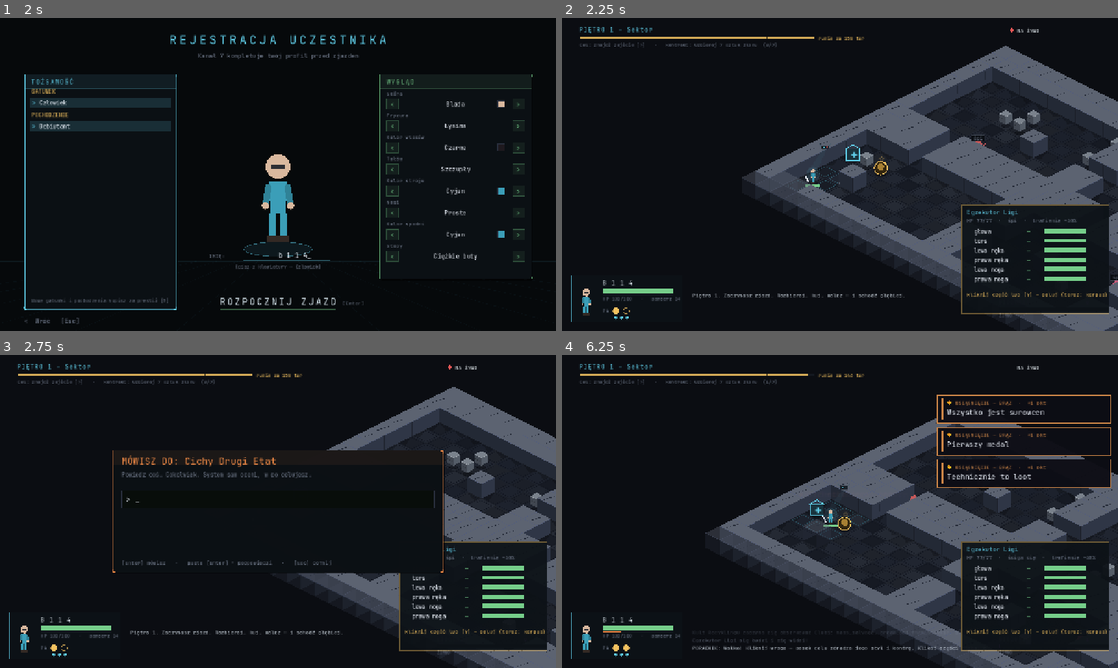
Above: before the commit, frames 1-4 (two rows, left to right).
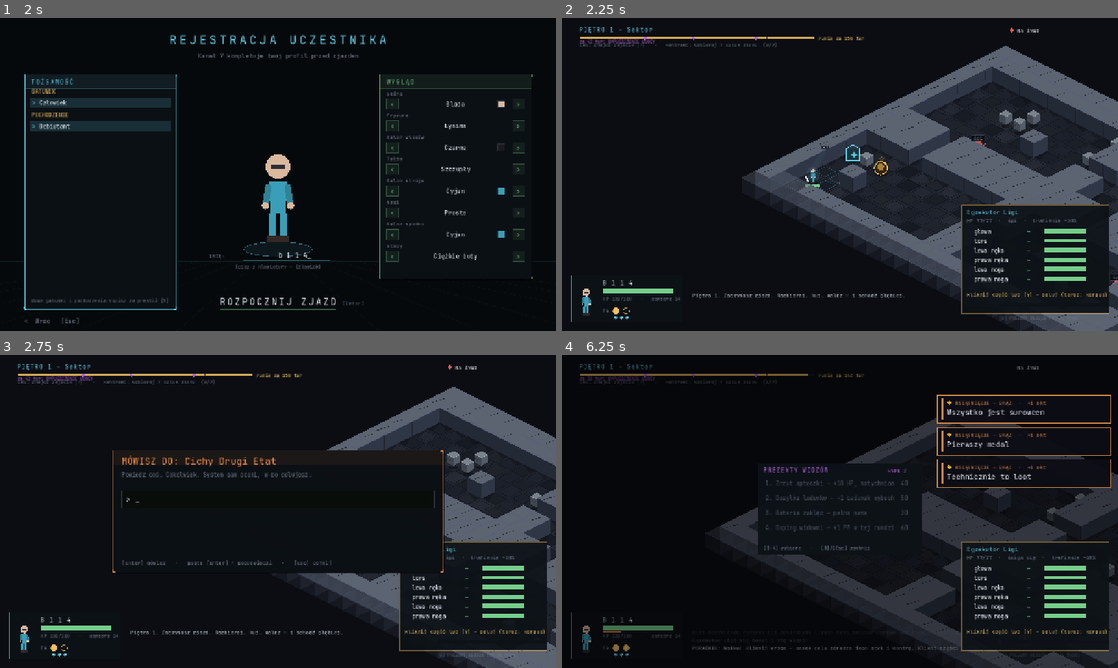
Above: after the commit, the same moments.

Repository: misiumen/crawlergame
Game: Godot game, scene res://scenes/Slice.tscn
Same seed, same stepped clock (60 frames per second), same inputs: the game is played once before the commit and once after it.
Inputs (mouse positions are in pixels of both pictures, inside the frame that each line leads up to):
- Up to frame 1 (2 s): tap Enter at 0.5 s; move the mouse to (250, 237) at 0.52 s; hold Up from 0.53 s (still down); tap B at 0.6 s; click (250, 237) at 0.67 s; tap Space at 0.77, 1.25, 1.52 s; tap 1 at 0.8, 1.35 s; move the mouse to (444, 221) at 1.27 s; tap 4 at 1.55 s
- Up to frame 2 (2.25 s): tap Enter at 2 s; move the mouse to (673, 127) at 2.02 s; release Up at 2.03 s; hold A from 2.03 s (still down); tap 4 at 2.1 s
- Up to frame 3 (2.75 s): keep holding A; tap E at 2.3 s
- Up to frame 4 (6.25 s): move the mouse to (867, 511) at 2.77 s; tap E at 2.85, 5.3 s; click (867, 511) at 2.92 s; tap Space at 3.02, 3.77, 4.52, 6.02 s; tap B at 3.05, 3.6, 6.05 s; move the mouse to (756, 433) at 3.52 s; release A at 3.53 s; hold Down 3.53-4.28 s; tap 1 at 3.8, 4.35 s; tap Escape at 4.15 s; move the mouse to (962, 495) at 4.27 s; hold D 4.28-5.03 s; tap 4 at 4.55, 5.1 s; move the mouse to (728, 527) at 5.02 s; hold Up 5.03-5.78 s; click (728, 527) at 5.17 s; move the mouse to (895, 442) at 5.77 s; hold D from 5.78 s (still down); tap Enter at 5.85 s

Frame 1 is identical in both runs. In frame 2, 0.2% of the frame differs, in the area x 3-87%, y 6-97%; in frame 3, 0.2%; in frame 4, 18%, in the area x 1-100%, y 2-100%.

Commit message:
S3: the Director (ramówka) + hype-as-currency + workshop bugfix
Sprint 3 of the redesign. The floor stops being a quiet countdown and
becomes a produced episode; showing off becomes a spendable resource.

THE DIRECTOR — RAMÓWKA:
- FloorGen schedules 3-4 broadcast segments per floor at known turns
  (deterministic per seed), drawn as markers ON the collapse bar with a
  "za N tur: <segment>" label — you can read the future and plan around it
- segments fire exactly on their turn with a banner + sting; none is a
  cheap shot because you saw it coming:
  - WYPUSZCZENIE ŁOWCY: a bounty hunter enters
  - ZRZUT SPONSORA: a rare box drops into the pool (collect in [I])
  - PREMIA OGLĄDALNOŚCI: +20 hype, the montage paid off
  - AWARIA INSTALACJI: gas vents nearby — the fire will find it

HYPE AS CURRENCY:
- every audience gain feeds a 0-100 HYPE meter (3x); turtling on [wait]
  bleeds it — boredom costs you
- [B] opens PREZENTY WIDZÓW, spend hype mid-fight: medkit drop (40),
  charge resupply (50), full mana (30), +1 AP this round (60). The
  showman's risk/reward: play flashy to bank the resource you cash here.
- HUD meter is HYPE-first now (audience rating tucked beneath), with a
  spendable-threshold marker

BUGFIX (reported): the workshop no longer slams shut when you craft an
item or open a lootbox — both keep the panel open so you can keep
building/opening. The box reveal now plays ON TOP of the open workshop
and eats its input first.

Gate: 677 GUT checks 0 failed, SMOKE OK, ramówka + gift picker screenshot-
verified in the browser, exe + web zip rebuilt.

Co-Authored-By: Claude Opus 4.8 (1M context) <noreply@anthropic.com>

Diff:
--- a/dungeon-kraulem-godot/scenes/BoardView.gd
+++ b/dungeon-kraulem-godot/scenes/BoardView.gd
@@ -178,6 +178,7 @@
 var _pending_daily := false      # title asked for the daily gauntlet
 var _reset_arm := false          # pause debug: achievements-wipe confirm armed
 var _throw_mode: Dictionary = {} # aiming a thrown item: {"kind": ..., "idx": ...}
+var _gift_open := false          # the audience-gift picker [B]
 var _creator_screen := false     # pre-run character creator (identity + looks)
 var _appearance: Dictionary = Appearance.defaults()
 var _cr_hover_desc := ""         # creator: reward text of the hovered identity row
@@ -705,6 +706,20 @@
 	if kc == KEY_T:
 		_spellbook = not _spellbook; queue_redraw(); return
 
+	# [B] audience gifts — spend the hype you earned showing off
+	if kc == KEY_B:
+		_gift_open = not _gift_open
+		_play("open" if _gift_open else "close")
+		queue_redraw()
+		return
+	if _gift_open:
+		if kc == KEY_ESCAPE:
+			_gift_open = false
+			queue_redraw()
+		elif kc >= KEY_1 and kc <= KEY_4:
+			_gift_pick(kc - KEY_1)
+		return
+
 	# [Tab] the contestant's notes: opens the journal, then cycles its sections
 	if kc == KEY_TAB:
 		_journal_screen = true
@@ -925,6 +940,7 @@
 		"route":             if i < _route_offer.size(): _descend_into(_route_offer[i])
 		"class":             _accept_class(i)
 		"journal_tab":       _journal_tab = i; _journal_scroll = 0.0; queue_redraw()
+		"gift":              _gift_pick(i)
 		"tab_bench":         _craft_mode = "bench"; queue_redraw()
 		"tab_items":         _craft_mode = "items"; queue_redraw()
 		"craft_close":       _craft_open = false; queue_redraw()
@@ -1313,6 +1329,9 @@
 	queue_redraw()
 
 func _handle_craft_input(kc: int) -> void:
+	if not _box_anim.is_empty():
+		_box_anim_advance()
+		return
 	if kc == KEY_ESCAPE:
 		_craft_open = false; queue_redraw(); return
 	if kc == KEY_TAB:
@@ -1370,7 +1389,6 @@
 		_log_push("Sponsor wysłał paczkę: " + b.display_name() + "!")
 	_bench_slots.clear()
 	_bench_preview = {}
-	_craft_open = false
 	queue_redraw()
 
 func _item_use(idx: int) -> void:
@@ -1390,7 +1408,6 @@
 			queue_redraw()
 			return
 		_animate(sim.player_use_item(idx))
-		_craft_open = false
 	queue_redraw()
 
 func _set_aim(pkey: String) -> void:
@@ -1841,7 +1858,6 @@
 	if idx < 0 or idx >= floor.boxes.size():
 		return
 	var box: GameBox = floor.boxes[idx]
-	_craft_open = false
 	var entries := _resolve_box(box)
 
 	# ── Lucky multiplier: like Vampire Survivors' 1/3/5 chests, roll for bonus
@@ -1950,6 +1966,11 @@
 	for b in new_boxes:
 		_log_push("Sponsor wysłał paczkę: " + b.display_name() + "!")
 		_add_floater(sim.player_id, "PACZKA!", COL_AMBER)
+	# RAMOWKA segments fire exactly when the bar said they would.
+	for seg in floor.schedule:
+		if int(seg.get("turn", -1)) == floor.turn and not bool(seg.get("done", false)):
+			seg["done"] = true
+			_run_segment(str(seg.get("kind", "")))
 	# The collapse countdown: the floor WILL close (book rules). Warnings, then
 	# the stage comes down on whoever is still on it.
 	var trem: int = floor.time_limit - floor.turn
@@ -3245,6 +3266,8 @@
 		# The workshop owns the screen — opaque, no HUD bleeding through.
 		c.draw_rect(Rect2(0, 0, 1280, 720), COL_BG)
 		_draw_craft_panel(c)
+		if not _box_anim.is_empty():
+			_draw_box_open(c)   # the reveal plays ON TOP; the workshop stays open
 		return
 	_draw_hud(c)
 	if _pause_screen:
@@ -3973,6 +3996,20 @@
 	for dmark in range(1, floor.time_days):
 		var dx := tb.position.x + tb.size.x * float(dmark) / float(floor.time_days)
 		c.draw_line(Vector2(dx, tb.position.y), Vector2(dx, tb.position.y + 5), Color(0, 0, 0, 0.6), 1.0)
+	# the Director's segments sit ON the bar — you can read the future
+	var next_seg: Dictionary = {}
+	for seg in floor.schedule:
+		var st: int = int(seg.get("turn", 0))
+		var sx := tb.position.x + tb.size.x * (1.0 - clampf(float(time_left_of(st)) / float(maxi(1, floor.time_limit)), 0.0, 1.0))
+		var sdone: bool = bool(seg.get("done", false)) or st <= floor.turn
+		c.draw_circle(Vector2(sx, tb.position.y + 2.5), 3.5,
+			Color(COL_DIM, 0.5) if sdone else COL_PURPLE)
+		if not sdone and next_seg.is_empty():
+			next_seg = seg
+	if not next_seg.is_empty():
+		c.draw_string(_font, Vector2(tb.position.x, 58),
+			"za %d tur: %s" % [int(next_seg["turn"]) - floor.turn, _seg_label(str(next_seg["kind"]))],
+			HORIZONTAL_ALIGNMENT_LEFT, -1, 10, Color(COL_PURPLE, 0.9))
 	c.draw_string(_font, Vector2(tb.position.x + tb.size.x + 10, 51),
 		"runie za %d tur" % trem, HORIZONTAL_ALIGNMENT_LEFT, -1, 11,
 		COL_AMBER if trem > 30 else COL_RED)
@@ -3994,6 +4031,8 @@
 	_draw_portrait_card(c, p)
 	_draw_audience_meter(c)
 	_draw_ticker(c)
+	if _gift_open:
+		_draw_gifts(c, p)
 	if _banner != "" and _banner_t > 0.0:
 		var ba: float = clampf(_banner_t / 0.6, 0.0, 1.0)   # fade out over the last 0.6s
 		c.draw_string(_font, Vector2(260, 330), _banner,
@@ -5410,17 +5449,26 @@
 func _draw_audience_meter(c: CanvasItem) -> void:
 	if floor.audience == null:
 		return
-	var aud := floor.audience
-	var r := Rect2(1006, 648, 254, 44)
-	_draw_tracked(c, r.position + Vector2(0, 10), "WIDOWNIA", 10, Color(COL_DIM, 0.9), 3.0)
-	c.draw_string(_font, r.position + Vector2(200, 10), str(aud.rating),
+	var p2 := sim.player()
+	var hype: int = int(p2.flags.get("hype", 0))
+	var r := Rect2(1006, 640, 254, 56)
+	_draw_tracked(c, r.position + Vector2(0, 10), "HYPE", 10, Color(COL_DIM, 0.9), 3.0)
+	c.draw_string(_font, r.position + Vector2(220, 10), str(hype),
 		HORIZONTAL_ALIGNMENT_LEFT, -1, 12, COL_PURPLE)
-	var bar := Rect2(r.position.x, r.position.y + 18, 254, 8)
+	var bar := Rect2(r.position.x, r.position.y + 16, 254, 9)
 	c.draw_rect(bar, Color(0.10, 0.08, 0.13))
-	c.draw_rect(Rect2(bar.position, Vector2(bar.size.x * clampf(aud.rating / 100.0, 0.0, 1.0), 8)),
+	c.draw_rect(Rect2(bar.position, Vector2(bar.size.x * clampf(hype / 100.0, 0.0, 1.0), 9)),
 		COL_PURPLE)
-	c.draw_string(_font, r.position + Vector2(0, 40), aud.band_label(),
+	if hype >= 30:
+		c.draw_circle(Vector2(bar.position.x + bar.size.x * hype / 100.0, bar.position.y + 4.5),
+			6.0, Color(0.85, 0.56, 0.96))
+	c.draw_string(_font, r.position + Vector2(0, 40),
+		"widownia %d · %s" % [floor.audience.rating, floor.audience.band_label()],
 		HORIZONTAL_ALIGNMENT_LEFT, -1, 10, Color(COL_DIM, 0.8))
+	c.draw_string(_font, r.position + Vector2(0, 54),
+		"[B] PREZENT WIDZÓW" + ("" if hype >= 30 else " (od 30 hype)"),
+		HORIZONTAL_ALIGNMENT_LEFT, -1, 10,
+		COL_PURPLE if hype >= 30 else Color(COL_DIM, 0.6))
 
 func _draw_ticker(c: CanvasItem) -> void:
 	var n := mini(_log.size(), 3)
@@ -5456,3 +5504,119 @@
 	_spawn_parts(_cell_px(cell), 8, Color(0.6, 0.9, 0.4) if kind == "acid" else COL_AMBER, 60.0)
 	_animate(evs)
 	_advance_floor_turn()
+
+
+# ── S3: the Director's RAMOWKA + audience gifts ────────────────────────────────
+
+func time_left_of(turn_at: int) -> int:
+	return maxi(0, floor.time_limit - turn_at)
+
+func _seg_label(kind: String) -> String:
+	match kind:
+		"zrzut":  return "ZRZUT SPONSORA"
+		"lowca":  return "WYPUSZCZENIE ŁOWCY"
+		"premia": return "PREMIA OGLĄDALNOŚCI"
+		"gaz":    return "AWARIA INSTALACJI"
+	return kind.to_upper()
+
+## A scheduled broadcast beat goes off. Telegraphed on the bar, so none of
+## these is a cheap shot — you had N turns to get ready.
+func _run_segment(kind: String) -> void:
+	_add_banner("SEGMENT: " + _seg_label(kind))
+	_play("sting")
+	match kind:
+		"lowca":
+			_spawn_hunter("Łowca z Ramówki")
+		"zrzut":
+			var box := GameBox.new("rezyser", "Zrzut Reżysera", Rarity.RARE)
+			floor.boxes.append(box)
+			_log_push("Reżyser dorzuca skrzynkę do puli — odbierz ją w warsztacie [I].")
+		"premia":
+			var pp := sim.player()
+			pp.flags["hype"] = mini(100, int(pp.flags.get("hype", 0)) + 20)
+			_add_floater(sim.player_id, "+20 HYPE", COL_PURPLE)
+			_log_push("Montażysta skleił twoje akcje w klip. Widownia podkręcona.")
+		"gaz":
+			var p := sim.player()
+			var placed := 0
+			for _try in 30:
+				if placed >= 3:
+					break
+				var gc: Vector2i = p.cell + Vector2i(sim.rng.randi_range(-6, 6), sim.rng.randi_range(-6, 6))
+				var gd: Vector2i = (gc - p.cell).abs()
+				if maxi(gd.x, gd.y) >= 3 and sim.board.is_free(gc) and sim.board.hazard_at(gc) == "":
+					sim.board.set_hazard(gc, "gas")
+					placed += 1
+			_log_push("Syk z rur — gdzieś niedaleko ulatnia się gaz. Ogień go znajdzie.")
+	queue_redraw()
+
+const GIFTS := [
+	{"name": "Zrzut apteczki", "desc": "+18 HP, natychmiast", "cost": 40},
+	{"name": "Dosyłka ładunku", "desc": "+1 Ładunek wybuchowy do kieszeni", "cost": 50},
+	{"name": "Bateria zaklęć", "desc": "pełna mana", "cost": 30},
+	{"name": "Doping widowni", "desc": "+1 PA w tej rundzie", "cost": 60},
+]
+
+func _gift_pick(i: int) -> void:
+	if i < 0 or i >= GIFTS.size() or sim == null:
+		return
+	var p := sim.player()
+	var hype: int = int(p.flags.get("hype", 0))
+	var cost: int = int(GIFTS[i]["cost"])
+	if hype < cost:
+		_log_push("Za mało hype'u (%d/%d). Daj widowni powód." % [hype, cost])
+		_play("deny")
+		return
+	p.flags["hype"] = hype - cost
+	match i:
+		0:
+			p.hp = mini(p.max_hp, p.hp + 18)
+			_add_floater(sim.player_id, "+18 HP", COL_GREEN)
+			_play("heal")
+		1:
+			var chg := GameItem.new()
+			chg.name_pl = "Ładunek wybuchowy"
+			chg.category = GameItem.CAT_THROWN
+			chg.effect = {"place": "bomb"}
+			chg.tags = ["chem", "power"]
+			floor.items.append(chg)
+			_play("gift")
+		2:
+			p.mana = p.max_mana
+			_add_floater(sim.player_id, "MANA MAX", COL_CYAN)
+			_play("chime")
+		3:
+			sim.player_ap += 1
+			_add_floater(sim.player_id, "+1 PA", COL_AMBER)
+			_play("fanfare")
+	_log_push("Prezent od widzów: %s. Pomachaj do kamery." % GIFTS[i]["name"])
+	_gift_open = false
+	queue_redraw()
+
+func _draw_gifts(c: CanvasItem, p: CombatEntity) -> void:
+	var hype: int = int(p.flags.get("hype", 0))
+	c.draw_rect(Rect2(0, 0, 1280, 720), Color(0, 0, 0, 0.45))   # dim the stage
+	var r := Rect2(450, 250, 380, 210)
+	c.draw_rect(r, Color(0.05, 0.07, 0.09, 0.98))
+	c.draw_rect(r, Color(COL_PURPLE, 0.6), false, 1.0)
+	_draw_tracked(c, r.position + Vector2(14, 20), "PREZENTY WIDZÓW", 13, COL_PURPLE, 2.0)
+	c.draw_string(_font, r.position + Vector2(300, 20), "HYPE %d" % hype,
+		HORIZONTAL_ALIGNMENT_LEFT, -1, 12, COL_PURPLE)
+	var y := r.position.y + 46.0
+	for i in GIFTS.size():
+		var g: Dictionary = GIFTS[i]
+		var afford: bool = hype >= int(g["cost"])
+		var rc := Rect2(r.position.x + 10, y - 14, r.size.x - 20, 30)
+		var hov := _hover(rc)
+		if hov and afford:
+			c.draw_rect(rc, Color(COL_PURPLE, 0.12))
+		c.draw_string(_font, Vector2(rc.position.x + 8, y + 4),
+			"%d. %s — %s" % [i + 1, g["name"], g["desc"]],
+			HORIZONTAL_ALIGNMENT_LEFT, 300, 13,
+			(COL_BRIGHT if hov else Color(0.88, 0.92, 0.95)) if afford else Color(COL_DIM, 0.6))
+		c.draw_string(_font, Vector2(rc.position.x + rc.size.x - 40, y + 4), str(g["cost"]),
+			HORIZONTAL_ALIGNMENT_LEFT, -1, 13, COL_PURPLE if afford else Color(COL_DIM, 0.6))
+		_zone(rc, "gift", i)
+		y += 34.0
+	c.draw_string(_font, r.position + Vector2(14, r.size.y - 12),
+		"[1-4] wybierz   ·   [B]/[Esc] zamknij", HORIZONTAL_ALIGNMENT_LEFT, -1, 11, COL_DIM)
--- a/dungeon-kraulem-godot/sim/combat.gd
+++ b/dungeon-kraulem-godot/sim/combat.gd
@@ -349,6 +349,9 @@
 func player_wait() -> Array:
 	if over or side != "player":
 		return []
+	# turtling bores the audience — hype bleeds
+	var pw: CombatEntity = player()
+	pw.flags["hype"] = maxi(0, int(pw.flags.get("hype", 0)) - 1)
 	var evs: Array = [{"type": "wait"}]
 	evs += _after_player_action(0, 99)   # end the round outright
 	return evs
@@ -1030,11 +1033,16 @@
 	player().add_affinity(kind, amount)
 
 func _change_audience(delta: int, source: String = "") -> Array:
-	if _audience == null:
-		return []
 	# Showman doubles audience gains.
 	if delta > 0:
 		delta = int(round(delta * ClassFeatures.audience_multiplier(player())))
+	# every audience gain feeds HYPE — the player's spendable showmanship meter
+	# (ticks even on floors/tests without an AudienceState).
+	if delta > 0:
+		var pp: CombatEntity = player()
+		pp.flags["hype"] = mini(100, int(pp.flags.get("hype", 0)) + delta * 3)
+	if _audience == null:
+		return []
 	var crossing := _audience.change(delta, source)
 	var evs: Array = [{"type": "audience_change", "delta": delta,
 		"rating": _audience.rating, "band": _audience.band(),
--- a/dungeon-kraulem-godot/sim/floor.gd
+++ b/dungeon-kraulem-godot/sim/floor.gd
@@ -20,6 +20,7 @@
 var turn: int = 0
 var time_days: int = 5        # collapse budget, in dungeon days
 var time_limit: int = 150     # collapse budget, in turns (30/day)
+var schedule: Array = []      # the Director's RAMOWKA: [{turn, kind}]
 var class_offered: bool = false   # once we've offered a class, don't nag again
 
 var depth: int = 1                 # how many floors deep this run is (1-based)
@@ -46,6 +47,7 @@
 	class_offered = bool(data.get("class_offered", false))
 	time_days = int(data.get("time_days", 5))
 	time_limit = int(data.get("time_limit", 150))
+	schedule = data.get("schedule", [])
 	objective = data.get("objective", {}) if data.get("objective", {}) is Dictionary else {}
 	companion = data.get("companion", null) if data.get("companion", null) is CombatEntity else null
 	enter(int(data.get("start", 0)), data["start_cell"])
--- a/dungeon-kraulem-godot/sim/floorgen.gd
+++ b/dungeon-kraulem-godot/sim/floorgen.gd
@@ -61,6 +61,15 @@
 	# Collapse timer (the book's rule: deeper floors grant more days; the
 	# countdown only matters while you dawdle). One "day" = 30 turns.
 	var days: int = 4 + floor_num
+	# RAMOWKA: the Director schedules this floor's broadcast segments up front —
+	# you can SEE them coming on the top bar and plan around them.
+	var seg_kinds := ["zrzut", "lowca", "premia", "gaz"]
+	var schedule: Array = []
+	var seg_n: int = 3 + (1 if floor_num >= 3 else 0)
+	for si in seg_n:
+		var at: int = int(float(days * 30) * float(si + 1) / float(seg_n + 1)) \
+			+ rng.randi_range(-5, 5)
+		schedule.append({"turn": maxi(12, at), "kind": seg_kinds[(si + floor_num) % seg_kinds.size()]})
 	return {
 		"rooms": rooms,
 		"player": player,
@@ -72,6 +81,7 @@
 		"hint": hint,
 		"time_days": days,
 		"time_limit": days * 30,
+		"schedule": schedule,
 	}
 
 # ── Continuous-floor generation (S2) ─────────────────────────────────────────
--- a/dungeon-kraulem-godot/tests/test_progression.gd
+++ b/dungeon-kraulem-godot/tests/test_progression.gd
@@ -598,6 +598,26 @@
 	_ck(not wb2.is_wall(Vector2i(3, 1)), "an explosion breaches inner walls")
 	_ck(wb2.is_wall(Vector2i(0, 0)), "the outer shell holds (no escaping the show)")
 
+	# ── S3: ramówka + hype ────────────────────────────────────────────────────
+	var s3f: Dictionary = FloorGen.generate(2, 555, {})
+	var s3sched: Array = s3f.get("schedule", [])
+	_ck(s3sched.size() >= 3, "the Director schedules at least 3 segments per floor")
+	var s3sorted := true
+	for si in range(1, s3sched.size()):
+		if int(s3sched[si]["turn"]) < int(s3sched[si - 1]["turn"]):
+			s3sorted = false
+	_ck(s3sorted, "segments come in broadcast order")
+	var s3f2: Dictionary = FloorGen.generate(2, 555, {})
+	_ck(str(s3f2["schedule"]) == str(s3sched), "the ramówka is deterministic per seed")
+	var hyb := Board.new(4, 4)
+	var hyp := CombatEntity.new(1, "Ty", 100, 14, ["humanoid"]); hyp.faction = "player"
+	hyp.cell = Vector2i(1, 1); hyb.place(1, hyp.cell)
+	var hys := CombatSim.new(hyb, {1: hyp}, 1, 31)
+	hys._change_audience(4, "test")
+	_ck(int(hyp.flags.get("hype", 0)) == 12, "audience gains feed hype at 3x")
+	hys.player_wait()
+	_ck(int(hyp.flags.get("hype", 0)) == 11, "turtling bleeds hype")
+
 	# ── Character creator data (appearance) ───────────────────────────────────
 	var apd := Appearance.defaults()
 	var ap_ok := true
--- a/dungeon-kraulem-godot/tests/test_view.gd
+++ b/dungeon-kraulem-godot/tests/test_view.gd
@@ -142,7 +142,7 @@
 	_ck(bv._bench_slots.is_empty(), "clicking a bench slot removes it")
 	bv._dispatch_zone({"kind": "bench_mat", "i": 0})
 	bv._dispatch_zone({"kind": "bench_attempt"})
-	_ck(not bv._craft_open and bv.floor.items.size() >= 1, "clicking WYTWÓRZ crafts + closes")
+	_ck(bv._craft_open and bv.floor.items.size() >= 1, "crafting keeps the workshop OPEN (keep building)")
 
 	# tab switch + item use via click
 	bv._craft_open = true; bv._craft_mode = "bench"
